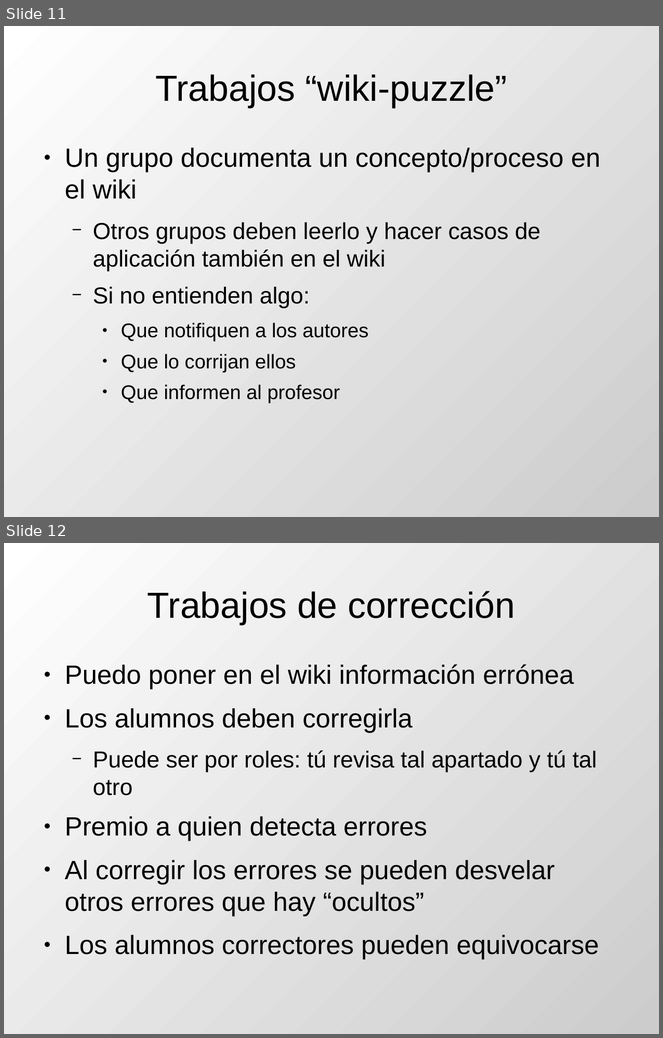
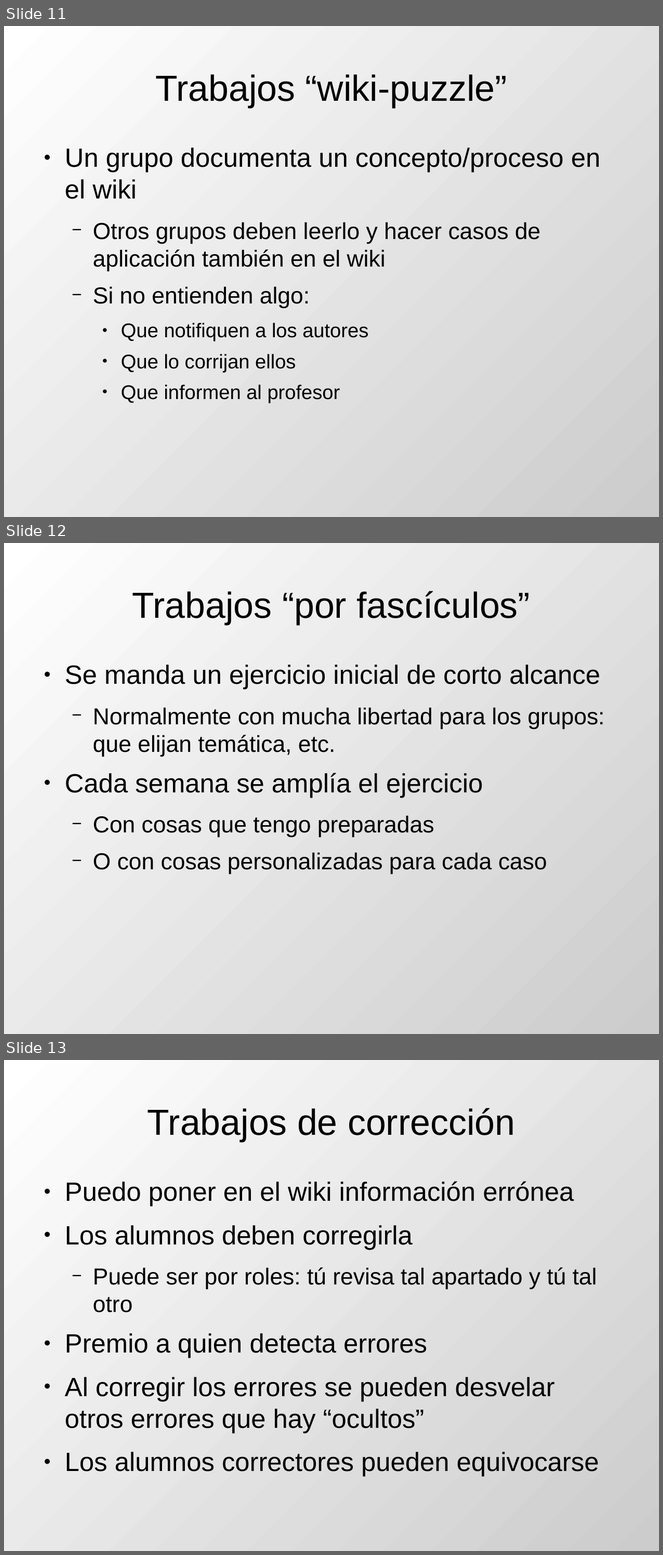
Before and after one commit to DrPantera/wikis4education, a slide deck: uca-2013_07/tema-2-WikisEnEducacion.odp. Shown one above the other, each under a label of ours: slides 11 and 12 before the commit, slides 11, 12 and 13 after it. The pictures are 663x1038 and 663x1555 pixels, drawn with LibreOffice and Linux fonts; fonts in the diff are those of the drawing. Boxes give left, top, right and bottom in pixels: in the first picture for what was removed or moved away, otherwise in the second. Text is boxed around its words. In the diff, an @@ line names an element or a change of style, - is before the commit and + after.

```diff
--- a/uca-2013_07/tema-2-WikisEnEducacion.odp
+++ b/uca-2013_07/tema-2-WikisEnEducacion.odp
@@ slide 12 added at box(4, 543, 659, 1034), background gradient #FFFFFF to #CCCCCC @@
@@ title added at box(132, 591, 531, 625), 44 pt, text #000000 @@
+Trabajos “por fascículos”
@@ text added at box(65, 665, 605, 874), 28 pt, text #000000 @@
+● Se manda un ejercicio inicial de corto alcance
+  − Normalmente con mucha libertad para los grupos: que elijan temática, etc.
+● Cada semana se amplía el ejercicio
+  − Con cosas que tengo preparadas
+  − O con cosas personalizadas para cada caso
@@ what was slide 12 is now slide 13 @@
```
Also in this commit, not shown: 1 other file.
